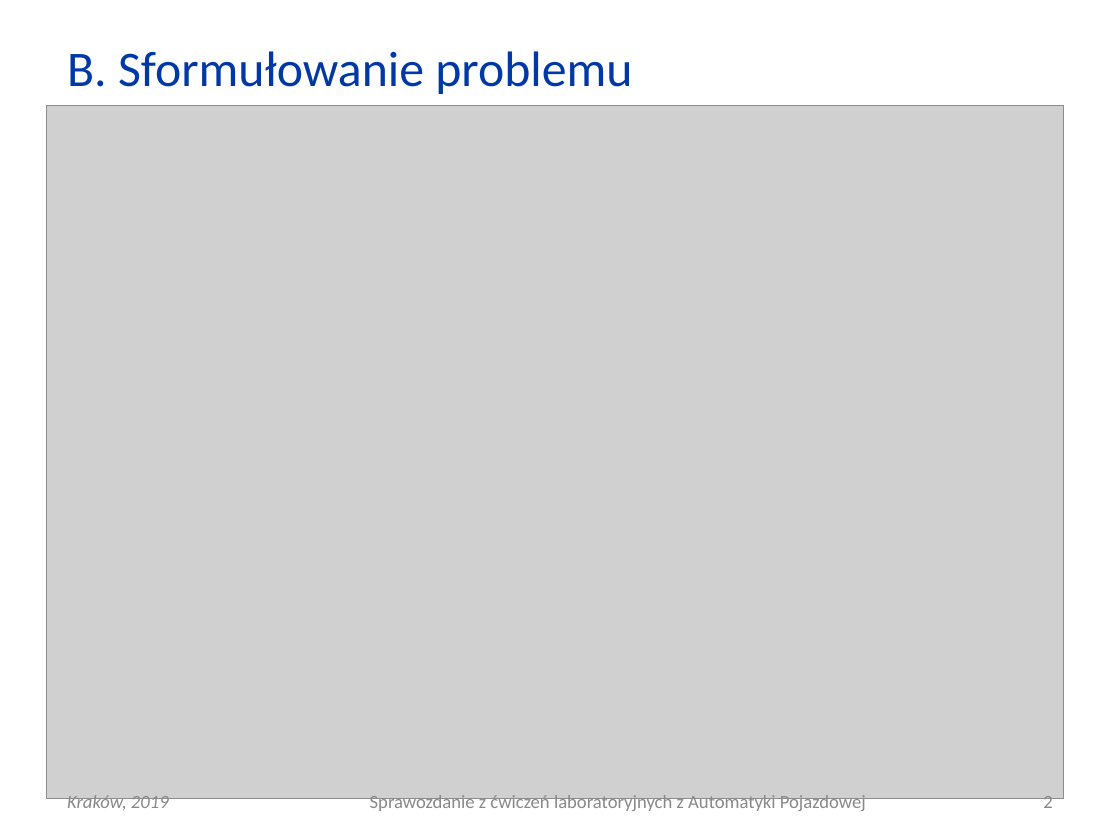
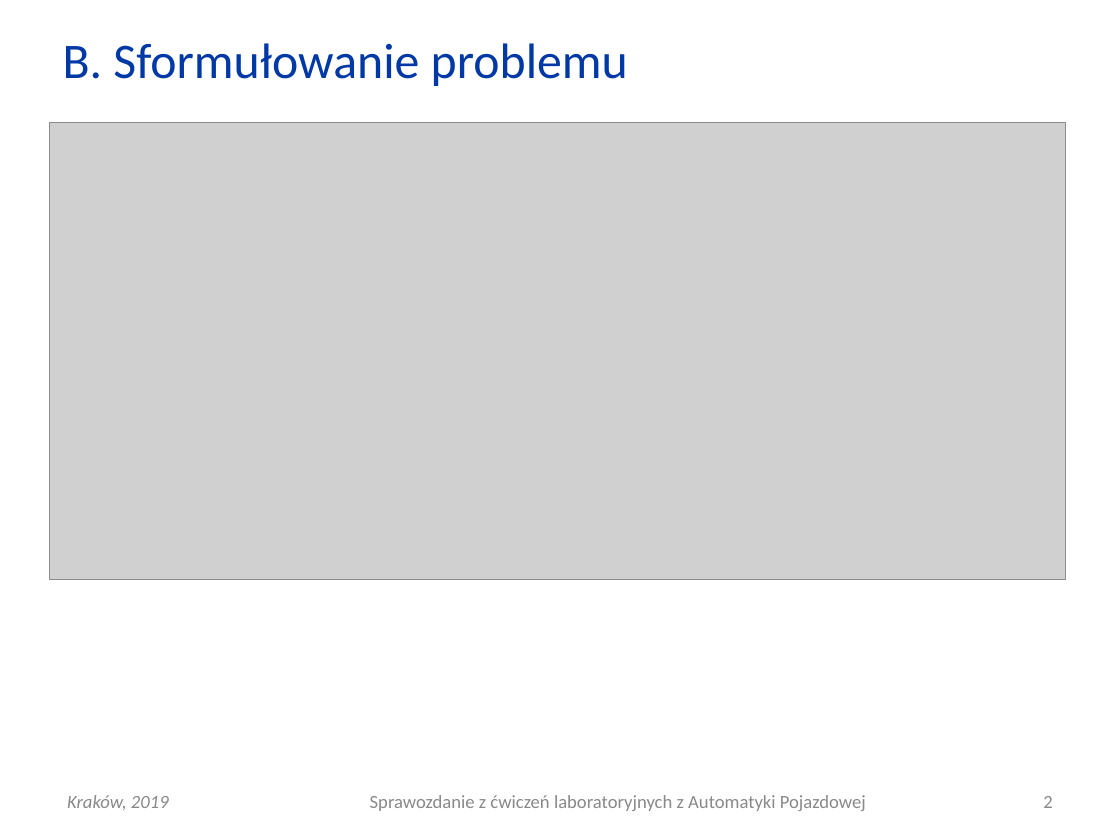
Before and after one commit to Katarzyna-W/AP, a slide deck: slide 2 of Lab3_dynamika/AP_L03_20190313_0800_G01.ppt. Drawn at 1120x840 pixels with LibreOffice and Linux fonts; fonts in the diff are those of the drawing; grey boxes stand for pictures. Boxes give left, top, right and bottom in pixels: in the first picture for what was removed or moved away, otherwise in the second. Text is boxed around its words. In the diff, an @@ line names an element or a change of style, - is before the commit and + after.

Commit message:
sprawko2 - opis problemu i rozwiązanie

```diff
--- a/Lab3_dynamika/AP_L03_20190313_0800_G01.ppt
+++ b/Lab3_dynamika/AP_L03_20190313_0800_G01.ppt
@@ title "B. Sformułowanie problemu": place and size @@
-title "B. Sformułowanie problemu" at (67, 51, 632, 94)
+title "B. Sformułowanie problemu" at (63, 43, 628, 86)
@@ picture: place and size @@
-picture at (46, 105, 1064, 799)
+picture at (50, 122, 1066, 579)
```
Also in this commit, not shown: 2 other slides changed, 1 slide added, 1 slide removed, 5 other files.
